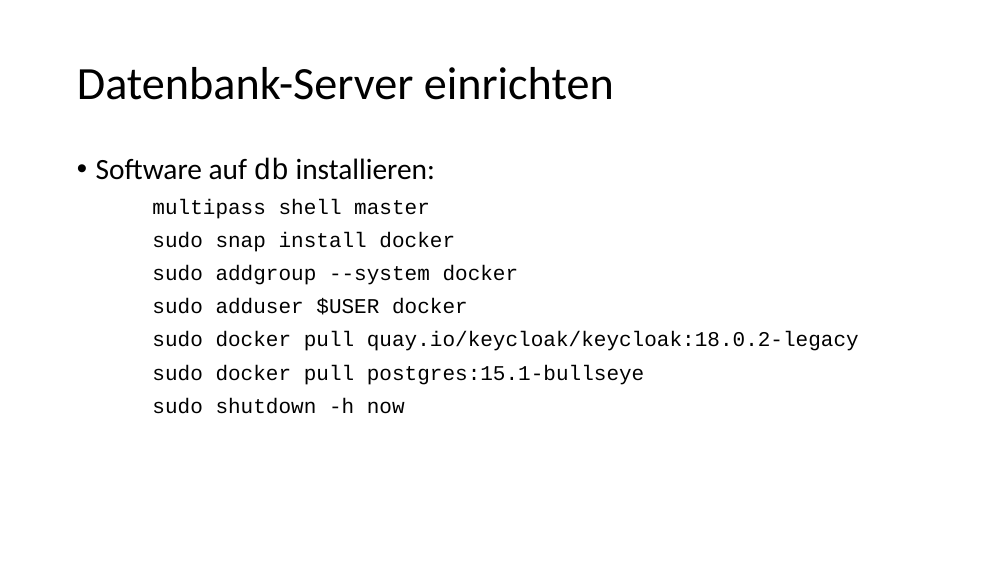
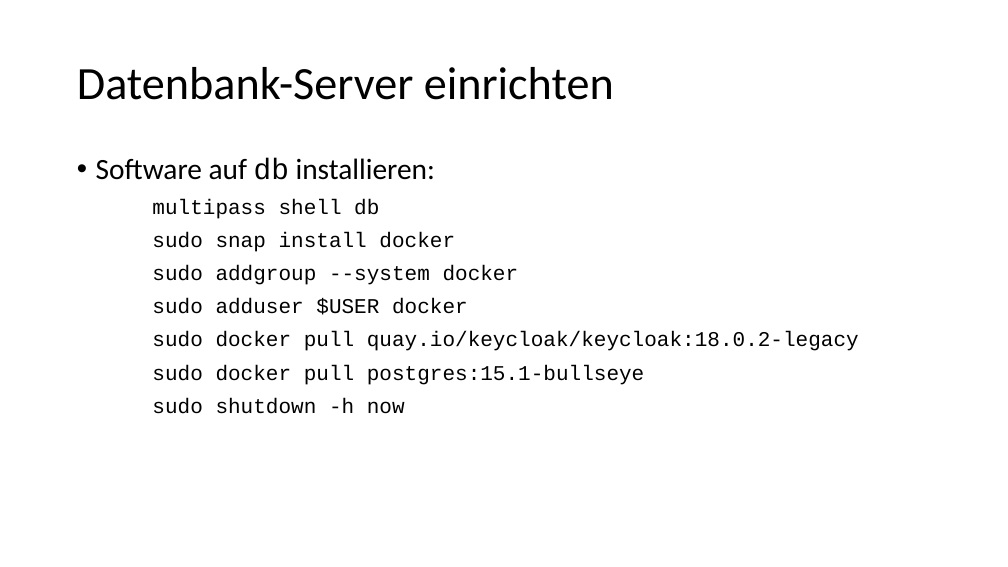
Before and after one commit to igeldo/PR4-SoSe23, a slide deck: slide 8 of sample/kubernetes/Bring your own device - Vorbereitung.pptx. Drawn at 1008x567 pixels with LibreOffice and Linux fonts; fonts in the diff are those of the drawing. Boxes give left, top, right and bottom in pixels: in the first picture for what was removed or moved away, otherwise in the second. Text is boxed around its words. In the diff, an @@ line names an element or a change of style, - is before the commit and + after.

Commit message:
fix hostname master -> db

```diff
--- a/sample/kubernetes/Bring your own device - Vorbereitung.pptx
+++ b/sample/kubernetes/Bring your own device - Vorbereitung.pptx
@@ text at (x1=152, y1=199, x2=379, y2=219): text changed @@
-multipass shell master
+multipass shell db
```
